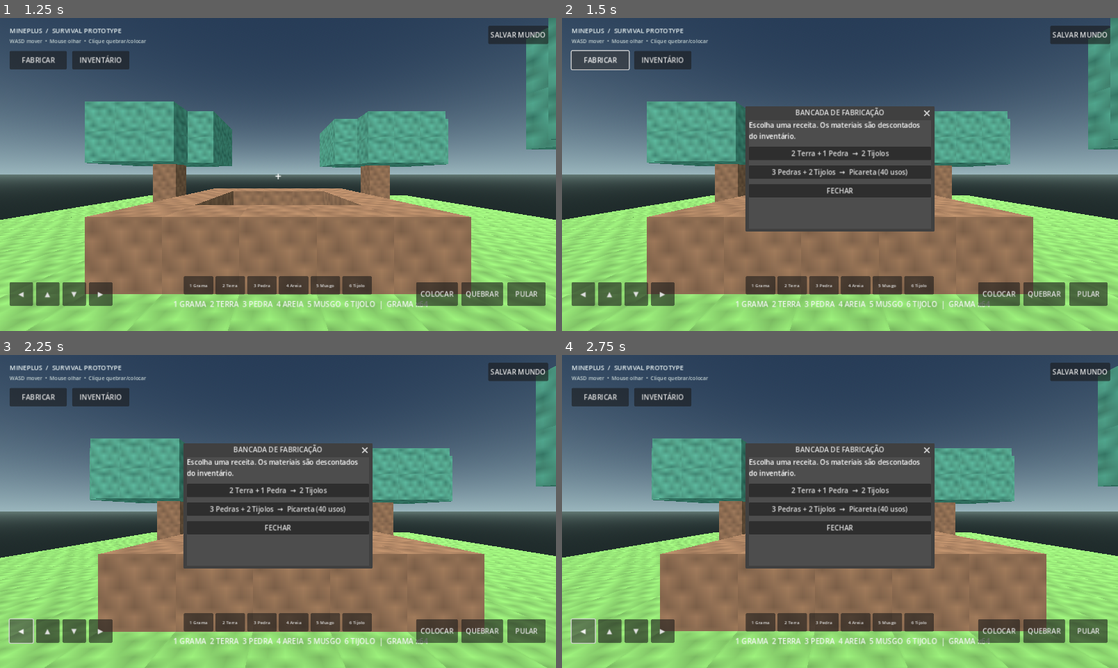
Above: before the commit, frames 1-4 (two rows, left to right).
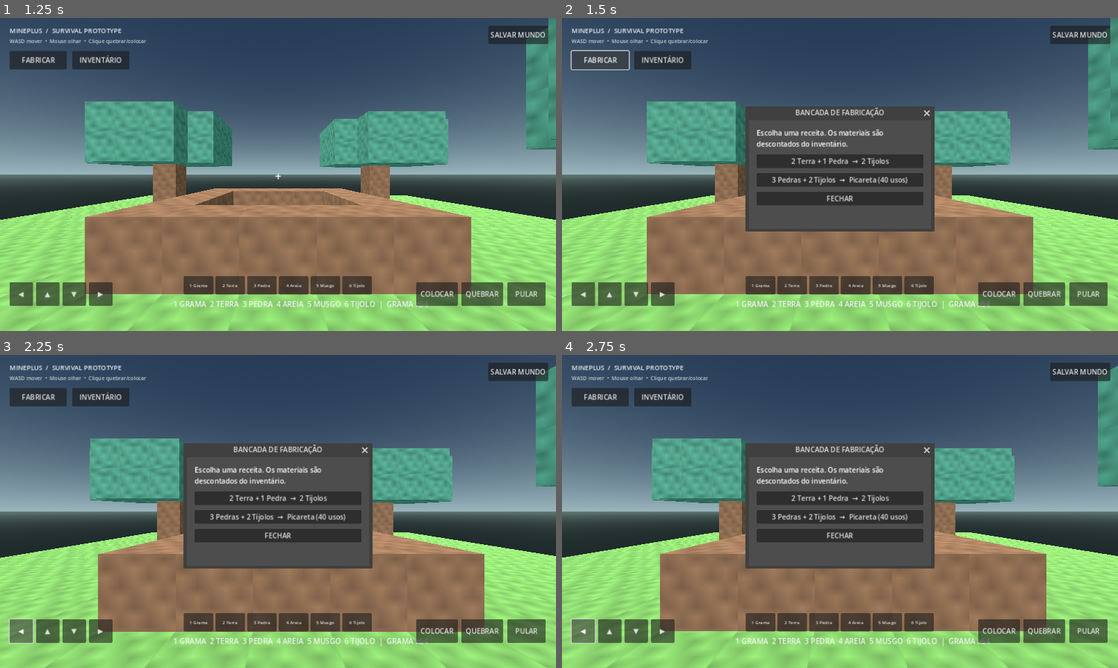
Above: after the commit, the same moments.

Repository: theolauria26-gif/MINEPLUS-PS4
Game: Godot game, scene res://scenes/main_menu.tscn
Same seed, same stepped clock (60 frames per second), same inputs: the game is played once before the commit and once after it.
Inputs:
- Up to frame 1 (1.25 s): click "JOGAR" at 0.5 s
- Up to frame 2 (1.5 s): click "FABRICAR" at 1.25 s
- Up to frame 3 (2.25 s): click "◀" at 2 s
- Up to frame 4 (2.75 s): no input

Frame 1 is identical in both runs. In frame 2, 4.6% of the frame differs, in the area x 33-67%, y 33-60%; in frame 3, 4.6%; in frame 4, 4.6%.

Commit message:
Refine crafting dialog layout

Diff:
--- a/scripts/world.gd
+++ b/scripts/world.gd
@@ -360,14 +360,16 @@
 	dialog.title = "BANCADA DE FABRICAÇÃO"
 	dialog.size = Vector2i(420, 250)
 	dialog.close_requested.connect(dialog.hide)
+	var margin := MarginContainer.new()
+	margin.set_anchors_and_offsets_preset(Control.PRESET_FULL_RECT)
+	margin.add_theme_constant_override("margin_left", 18)
+	margin.add_theme_constant_override("margin_right", 18)
+	margin.add_theme_constant_override("margin_top", 18)
+	margin.add_theme_constant_override("margin_bottom", 18)
+	dialog.add_child(margin)
 	var stack := VBoxContainer.new()
 	stack.add_theme_constant_override("separation", 12)
-	stack.set_anchors_and_offsets_preset(Control.PRESET_FULL_RECT)
-	stack.add_theme_constant_override("margin_left", 18)
-	stack.add_theme_constant_override("margin_right", 18)
-	stack.add_theme_constant_override("margin_top", 18)
-	stack.add_theme_constant_override("margin_bottom", 18)
-	dialog.add_child(stack)
+	margin.add_child(stack)
 	var description := Label.new()
 	description.text = "Escolha uma receita. Os materiais são descontados do inventário."
 	description.autowrap_mode = TextServer.AUTOWRAP_WORD_SMART
